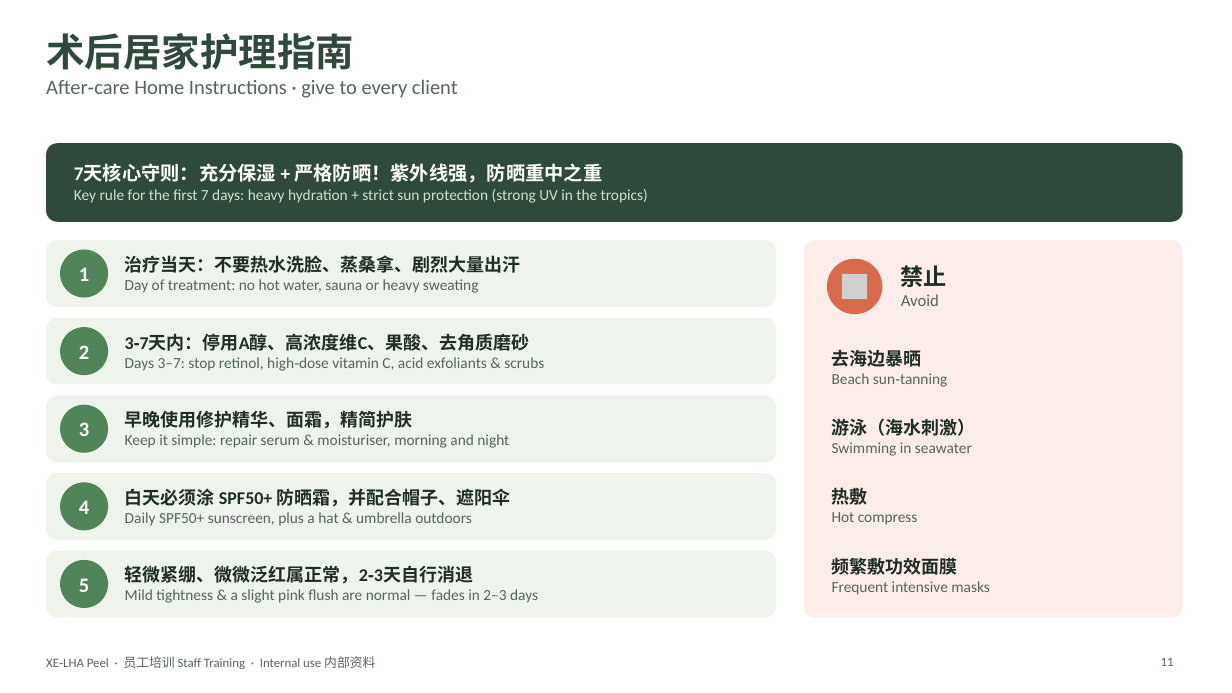
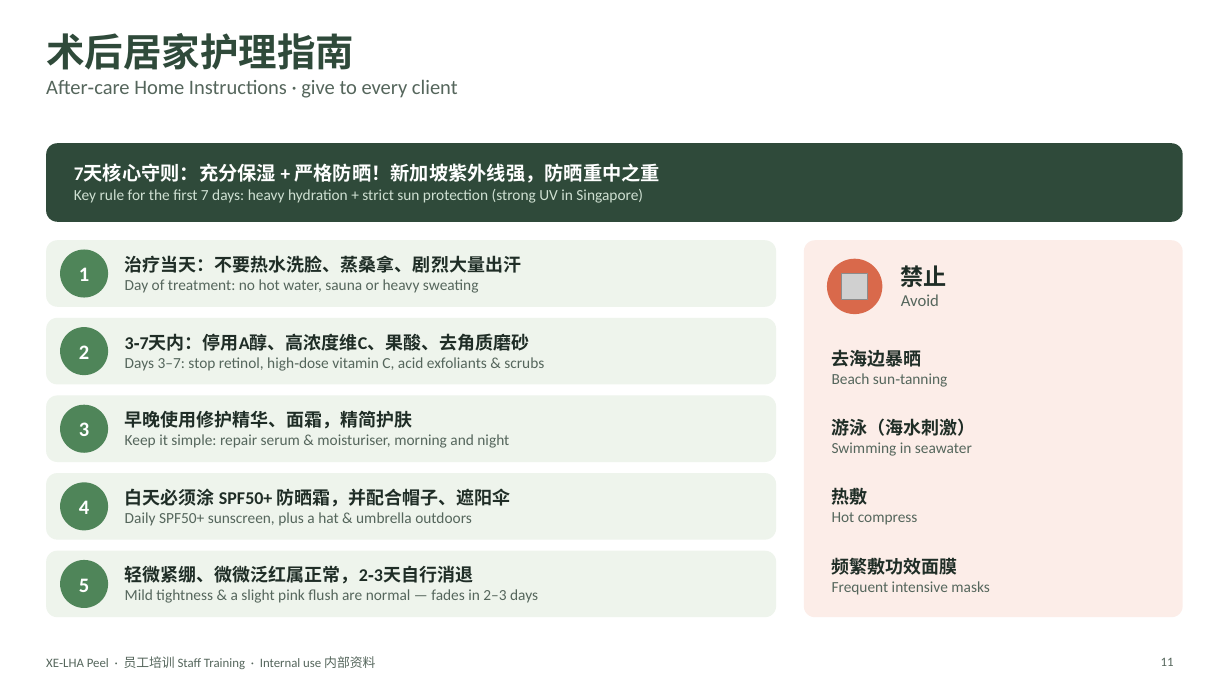
Before and after one commit to wanxinlee/cautious-computing-machine, a slide deck: slide 11 of XE-LHA-Peel-Staff-Training.pptx. Drawn at 1232x693 pixels with LibreOffice and Linux fonts; fonts in the diff are those of the drawing; grey boxes stand for pictures. Boxes give left, top, right and bottom in pixels: in the first picture for what was removed or moved away, otherwise in the second. Text is boxed around its words. In the diff, an @@ line names an element or a change of style, - is before the commit and + after.

```diff
--- a/XE-LHA-Peel-Staff-Training.pptx
+++ b/XE-LHA-Peel-Staff-Training.pptx
@@ text at (74, 163, 660, 203): text changed @@
-7天核心守则：充分保湿 + 严格防晒！紫外线强，防晒重中之重
-Key rule for the first 7 days: heavy hydration + strict sun protection (strong UV in the tropics)
+7天核心守则：充分保湿 + 严格防晒！新加坡紫外线强，防晒重中之重
+Key rule for the first 7 days: heavy hydration + strict sun protection (strong UV in Singapore)
```
Also in this commit, not shown: 5 other slides changed.
